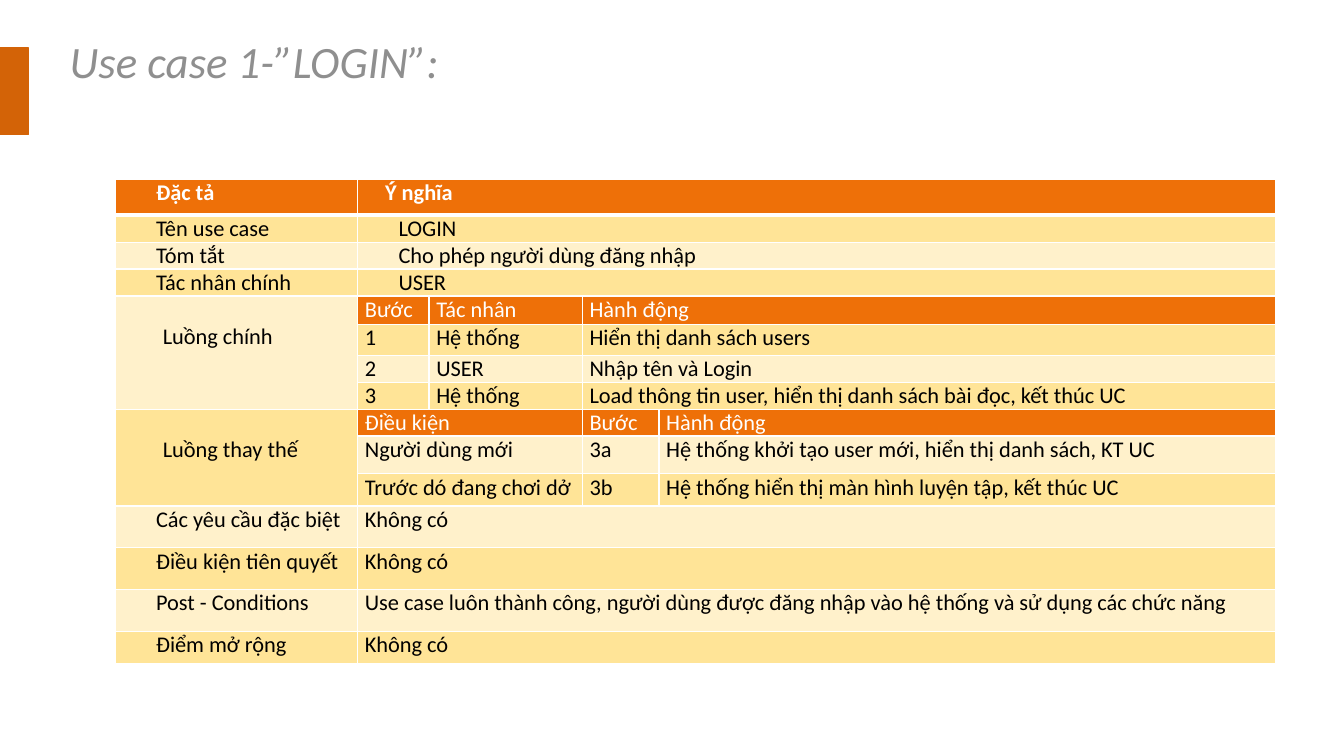
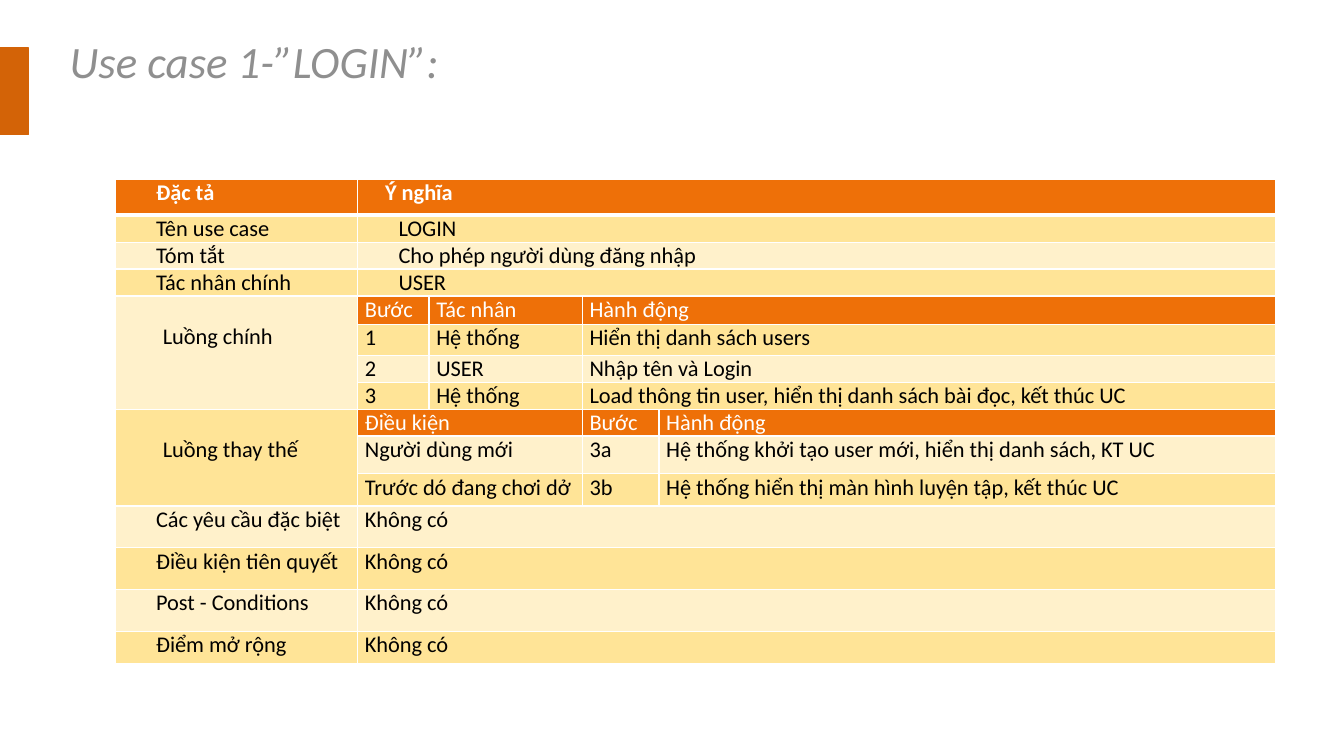
Before and after one commit to yuyuvn/OOP-Learning-English, a slide deck: slide 6 of documents/SlidebaocaoOOT.pptx. Drawn at 1344x756 pixels with LibreOffice and Linux fonts; fonts in the diff are those of the drawing. Boxes give left, top, right and bottom in pixels: in the first picture for what was removed or moved away, otherwise in the second. Text is boxed around its words. In the diff, an @@ line names an element or a change of style, - is before the commit and + after.

```diff
--- a/documents/SlidebaocaoOOT.pptx
+++ b/documents/SlidebaocaoOOT.pptx
@@ table at (115,179,1276,663) @@
-row 14, column 2: Use case luôn thành công, người dùng được đăng nhập vào hệ thống và sử dụng các chức năng
+row 14, column 2: Không có
```
Also in this commit, not shown: 1 other file.
